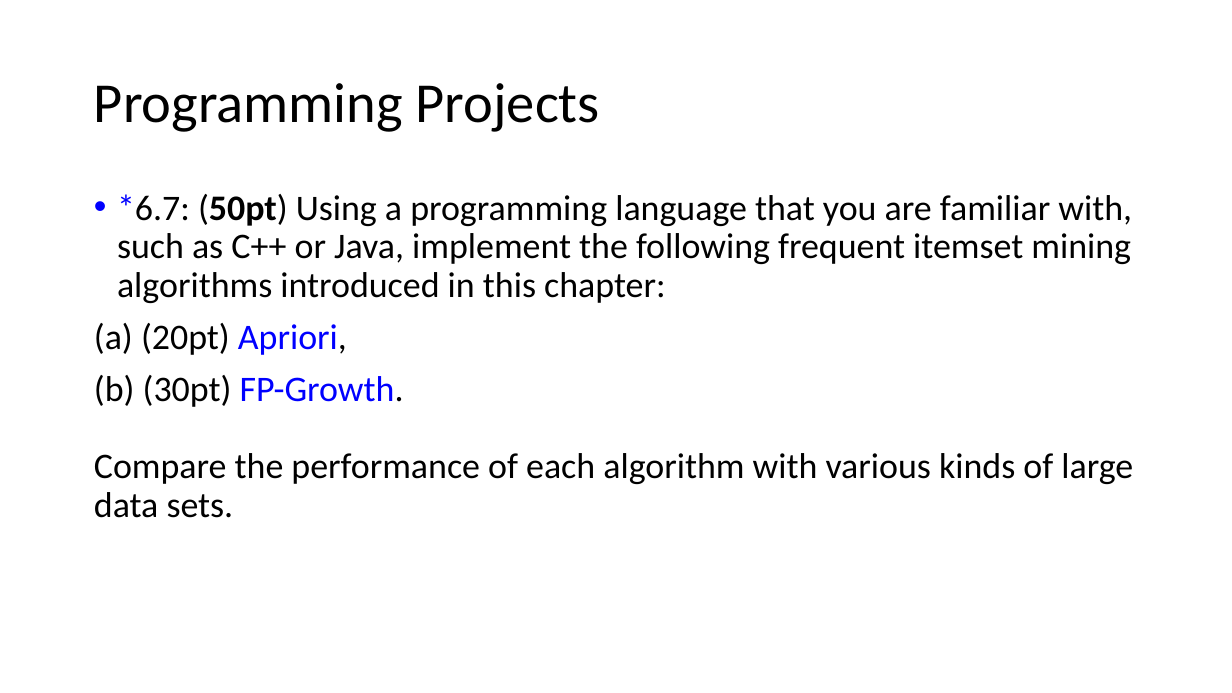
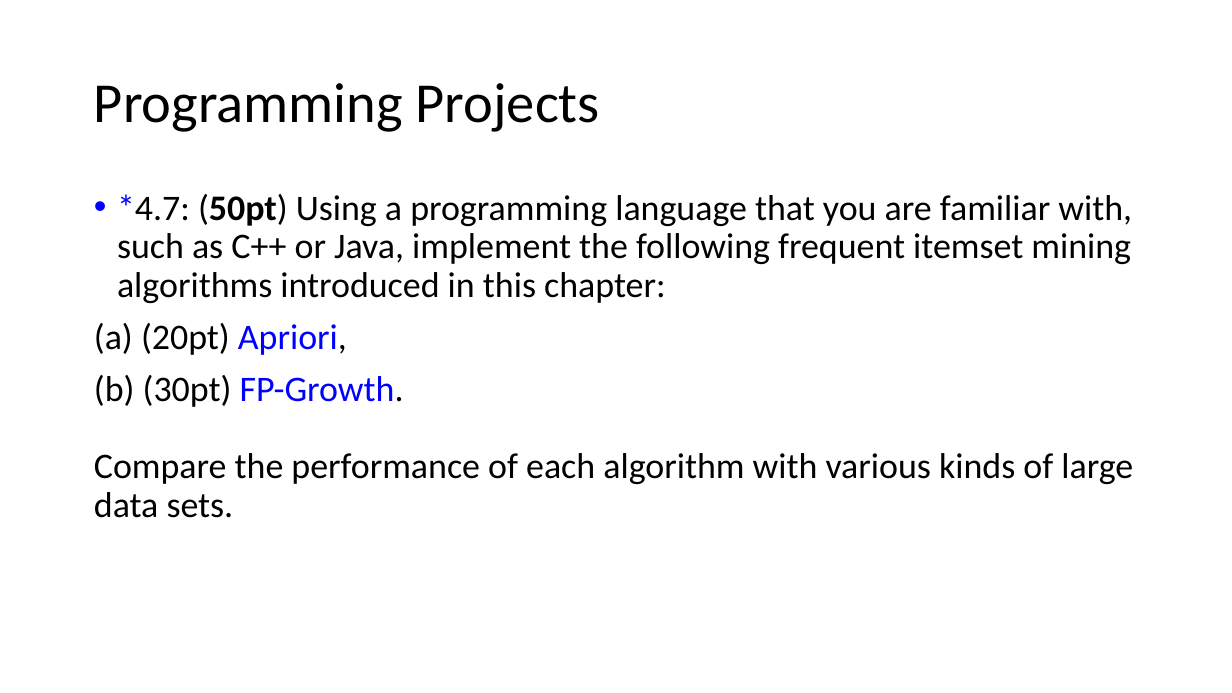
Before and after one commit to chriswjh/chriswjh.github.io, a slide deck: slide 8 of EDM/HW2.pptx. Drawn at 1232x693 pixels with LibreOffice and Linux fonts; fonts in the diff are those of the drawing. Boxes give left, top, right and bottom in pixels: in the first picture for what was removed or moved away, otherwise in the second. Text is boxed around its words. In the diff, an @@ line names an element or a change of style, - is before the commit and + after.

```diff
--- a/EDM/HW2.pptx
+++ b/EDM/HW2.pptx
@@ text at bbox=[117, 194, 1132, 303]: text changed @@
-• *6.7: (50pt) Using a programming language that you are familiar with, such as C++ or Java, implement the following frequent itemset mining algorithms introduced in this chapter:
+• *4.7: (50pt) Using a programming language that you are familiar with, such as C++ or Java, implement the following frequent itemset mining algorithms introduced in this chapter:
```
Also in this commit, not shown: 6 other slides changed, 2 slides added, 1 slide removed, 4 other files.
